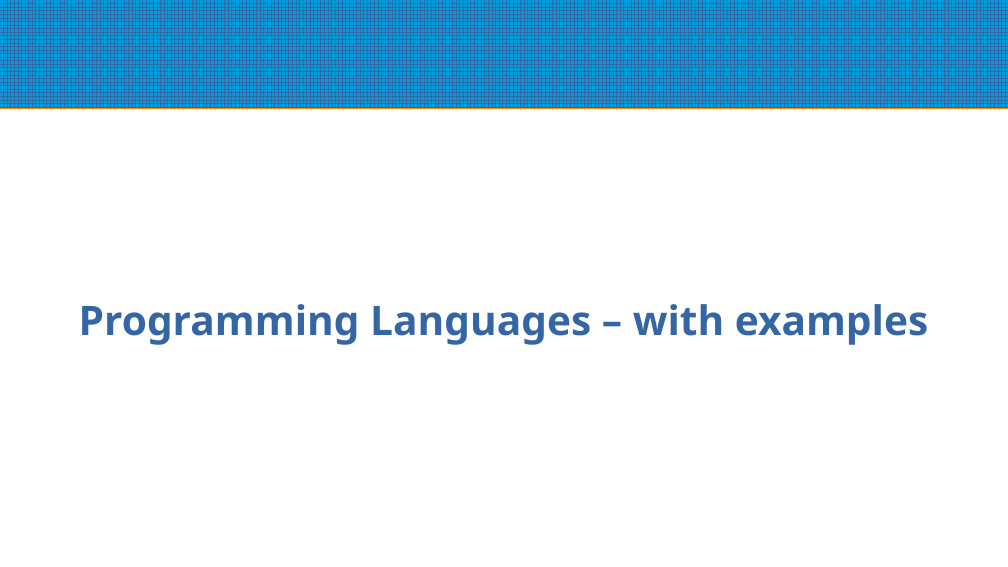
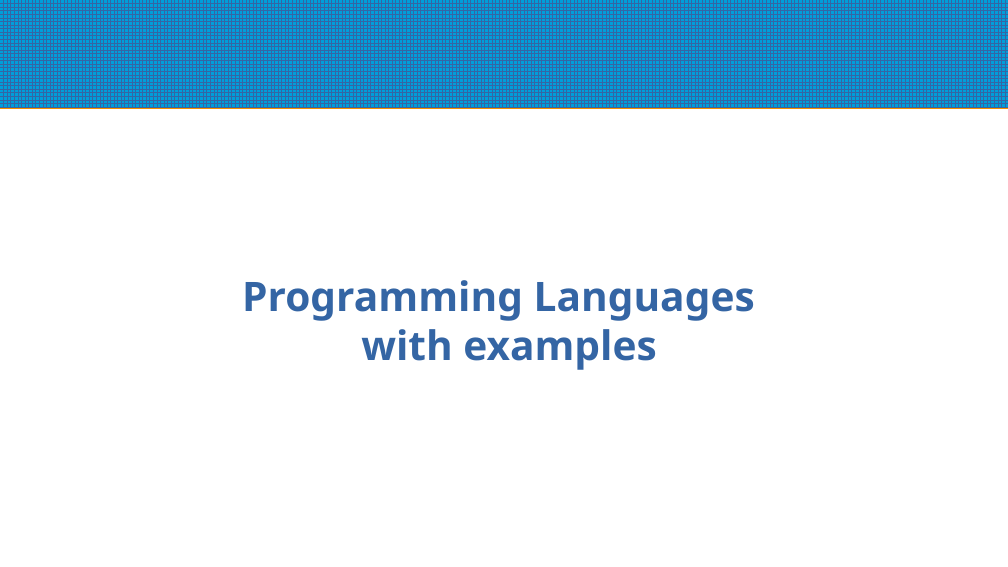
Before and after one commit to mggates39/Programming-With-CPM, a slide deck: slide 36 of CPM_Programming_Slides.odp (slide 34 before the commit). Drawn at 1008x567 pixels with LibreOffice and Linux fonts; fonts in the diff are those of the drawing. Boxes give left, top, right and bottom in pixels: in the first picture for what was removed or moved away, otherwise in the second. Text is boxed around its words. In the diff, an @@ line names an element or a change of style, - is before the commit and + after.

```diff
--- a/CPM_Programming_Slides.odp
+++ b/CPM_Programming_Slides.odp
@@ subtitle at [242,280,755,370]: text changed @@
-Programming Languages – with examples
+Programming Languages
+with examples
```
Also in this commit, not shown: 11 other slides changed, 7 slides added, 2 other files.
